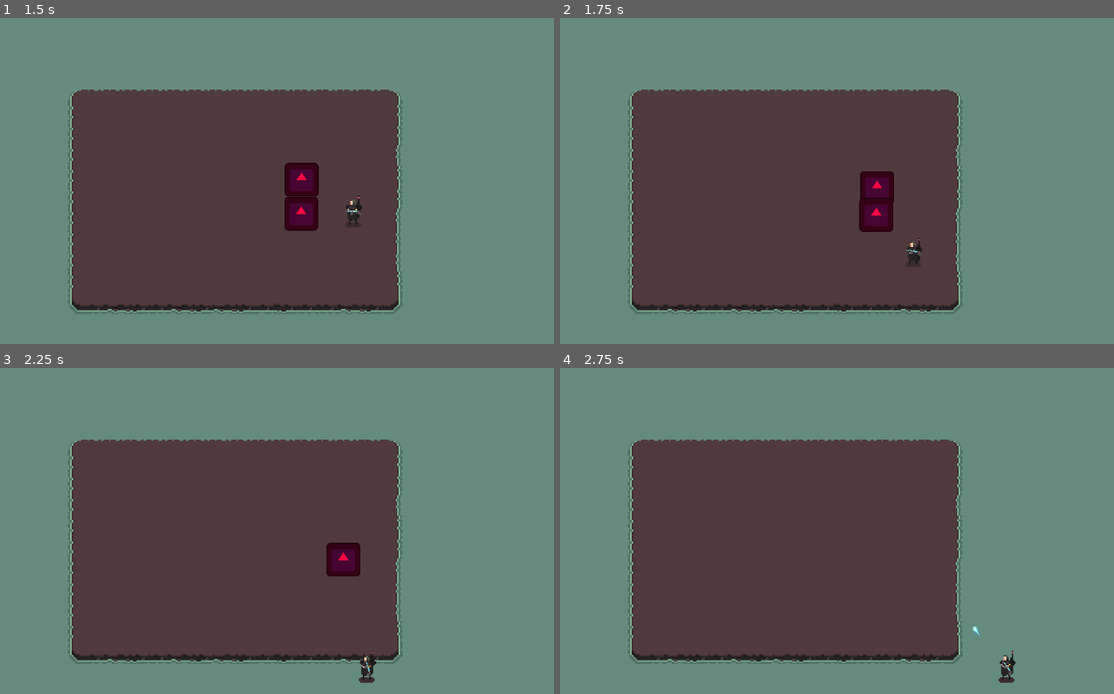
Above: before the commit, frames 1-4 (two rows, left to right).
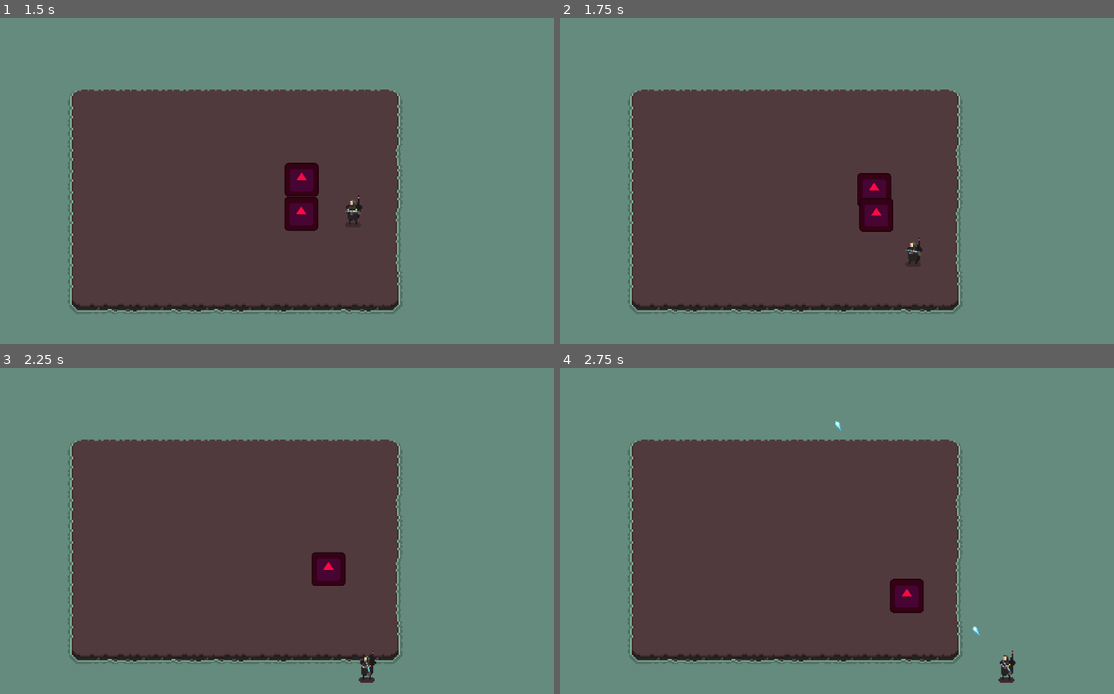
Above: after the commit, the same moments.

Repository: gablaroche29/arena-chaos
Game: Godot game, scene res://scenes/main_scene.tscn
Two runs of this game, one before a commit and one after it. Both use one fixed random seed, a clock stepped at 60 frames per second and the inputs below. The engine's default icon, where the game draws it, is replaced by a stand-in: a white triangle on a blue panel in a dark square.
Inputs (mouse positions are in pixels of both pictures, inside the frame that each line leads up to):
- Up to frame 1 (1.5 s): move the mouse to (376, 177) at 0.52 s; press the mouse at (376, 177) at 0.53 s; hold D (walk_right) 0.53-1.28 s; move the mouse to (105, 213) at 1.27 s; release the mouse at (105, 213) at 1.28 s; hold S (walk_down) from 1.28 s (still down); click (105, 213) at 1.35 s
- Up to frame 2 (1.75 s): keep holding S (walk_down)
- Up to frame 3 (2.25 s): move the mouse to (299, 469) at 2.02 s; release S (walk_down) at 2.03 s; press the mouse at (299, 469) at 2.03 s; hold D (walk_right) from 2.03 s (still down)
- Up to frame 4 (2.75 s): keep holding D (walk_right)

Frame 1 is identical in both runs. In frame 2, 0.2% of the frame differs, in the area x 53-61%, y 47-58%; in frame 3, 0.9%, in the area x 56-66%, y 53-67%; in frame 4, 0.6%.

Commit message:
fix: fix bugs with enemy collisions and bullet

Diff:
--- a/project.godot
+++ b/project.godot
@@ -69,6 +69,7 @@
 
 2d_physics/layer_1="Player"
 2d_physics/layer_2="Enemy"
+2d_physics/layer_3="PlayerBullet"
 
 [rendering]
 
--- a/scenes/characters/enemies/enemy.tscn
+++ b/scenes/characters/enemies/enemy.tscn
@@ -11,7 +11,7 @@
 
 [node name="Enemy" type="CharacterBody2D" groups=["enemy"]]
 collision_layer = 2
-collision_mask = 2
+collision_mask = 0
 script = ExtResource("1_blu3w")
 
 [node name="CollisionShape2D" type="CollisionShape2D" parent="."]
--- a/scenes/characters/player/player.tscn
+++ b/scenes/characters/player/player.tscn
@@ -306,6 +306,7 @@
 [sub_resource type="CircleShape2D" id="CircleShape2D_hss88"]
 
 [node name="Player" type="CharacterBody2D" groups=["player"]]
+collision_mask = 0
 script = ExtResource("1_hss88")
 
 [node name="Gun" parent="." instance=ExtResource("2_686vu")]
--- a/scenes/props/bullet/bullet.gd
+++ b/scenes/props/bullet/bullet.gd
@@ -3,16 +3,23 @@
 @export var speed: float = 800.0
 @export var damage: int = 2
 
+var has_hit := false
+
 func _physics_process(delta: float) -> void:
 	global_position += Vector2.RIGHT.rotated(rotation) * speed * delta
 
 func _on_area_2d_body_entered(body: Node) -> void:
+	if has_hit:
+		return
+
 	if body.is_in_group("enemy"):
+		has_hit = true
+
 		var health = body.get_node_or_null("Health")
 		if health and health is Health:
 			health.damage(damage)
 
-	queue_free()
+		queue_free()
 
 func _on_distance_timeout_timeout() -> void:
 	queue_free()
--- a/scenes/props/bullet/bullet.tscn
+++ b/scenes/props/bullet/bullet.tscn
@@ -22,7 +22,7 @@
 region_rect = Rect2(384, 168, 16, 16)
 
 [node name="Area2D" type="Area2D" parent="."]
-collision_layer = 2
+collision_layer = 4
 collision_mask = 2
 
 [node name="CollisionShape2D" type="CollisionShape2D" parent="Area2D"]
